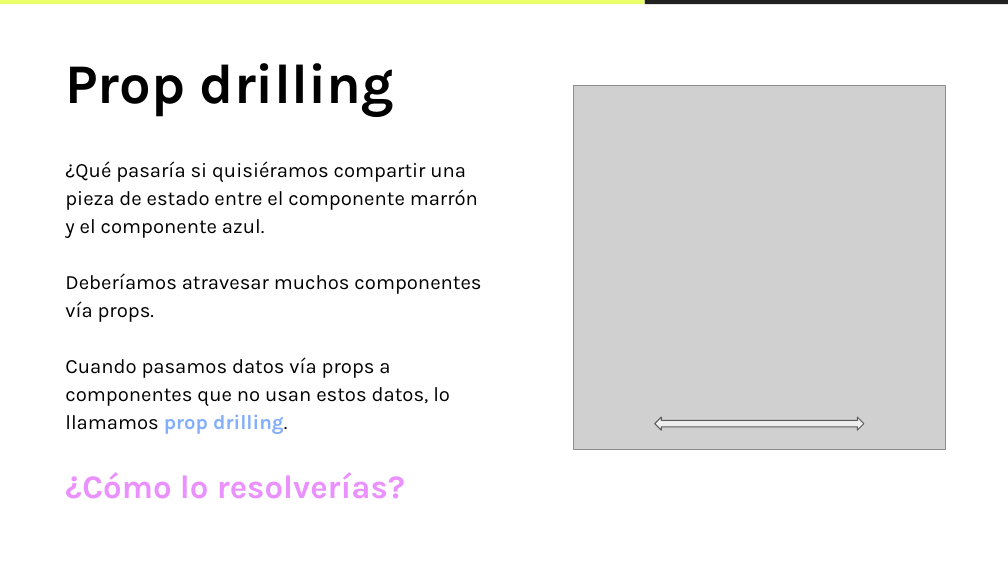
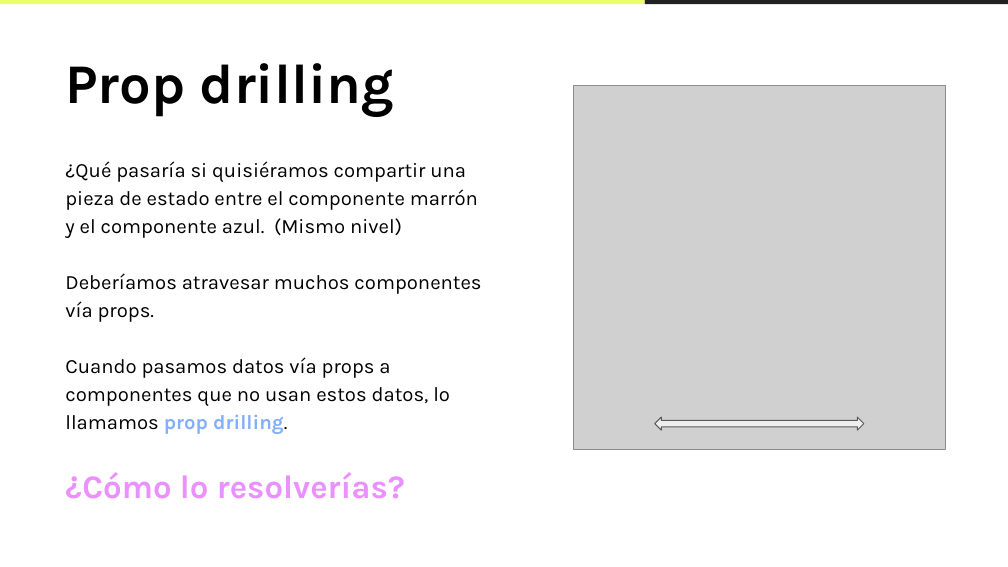
Before and after one commit to Arturogrottoli/Project-React-Js, a slide deck: slide 6 of Clase06/Unidad 6 - Clase en vivo.pptx. Drawn at 1008x567 pixels with LibreOffice and Linux fonts; fonts in the diff are those of the drawing; grey boxes stand for pictures; background and template pictures are left out. Boxes give left, top, right and bottom in pixels: in the first picture for what was removed or moved away, otherwise in the second. Text is boxed around its words. In the diff, an @@ line names an element or a change of style, - is before the commit and + after.

```diff
--- a/Clase06/Unidad 6 - Clase en vivo.pptx
+++ b/Clase06/Unidad 6 - Clase en vivo.pptx
@@ text at (65,218,402,238): text changed @@
-y el componente azul.
+y el componente azul. (Mismo nivel)
```
Also in this commit, not shown: 3 other slides changed, 1 other file.
